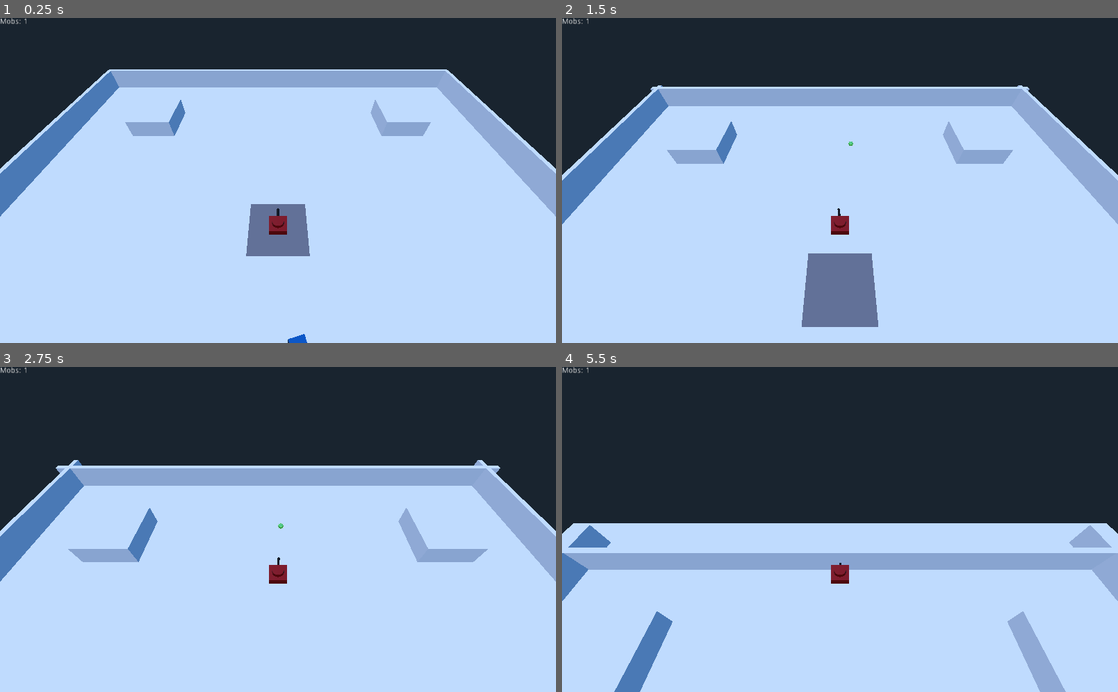
Above: before the commit, frames 1-4 (two rows, left to right).
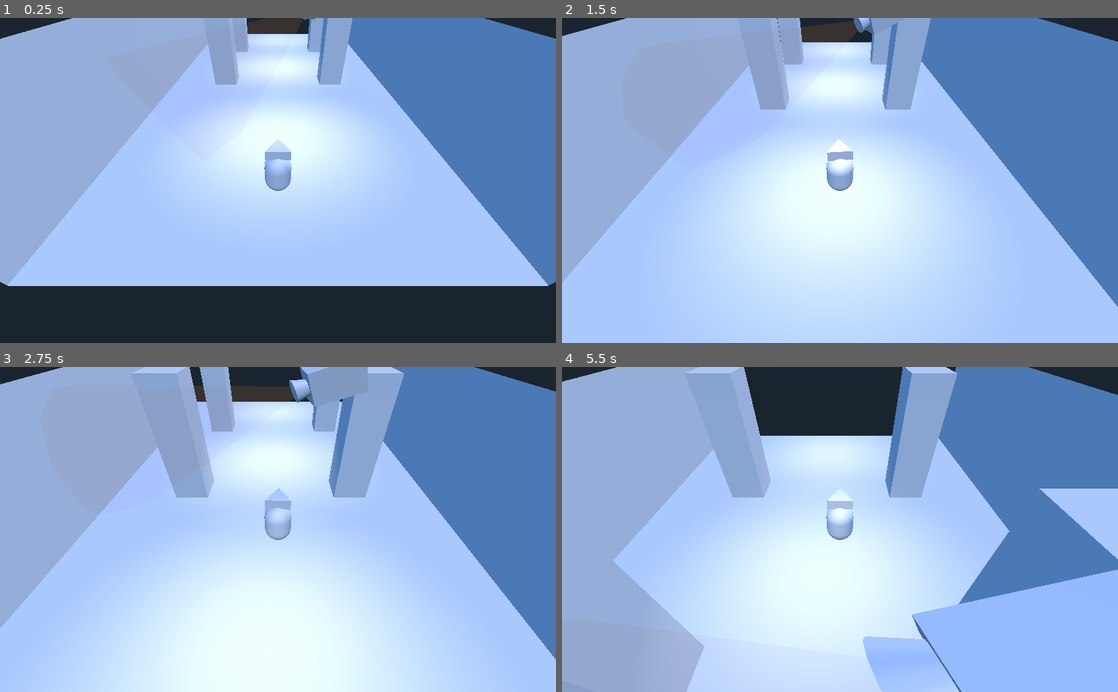
Above: after the commit, the same moments.

Repository: nikolajbaer/ldjam42
Game: Godot game, scene res://burglar/burglar.tscn
Two runs of this game, one before a commit and one after it. Both use one fixed random seed, a clock stepped at 60 frames per second and the inputs below. Before the commit the project starts from res://arena/arena_proto.tscn.
Inputs (mouse positions are in pixels of both pictures, inside the frame that each line leads up to):
- Up to frame 1 (0.25 s): no input
- Up to frame 2 (1.5 s): move the mouse to (867, 180) at 0.52 s; hold Space (fire) 0.53-1.28 s; hold W (forward) from 0.53 s (still down); move the mouse to (812, 180) at 1.27 s; tap Space (fire) at 1.35 s
- Up to frame 3 (2.75 s): keep holding W (forward); move the mouse to (289, 523) at 2.02 s; hold Space (fire) from 2.03 s (still down)
- Up to frame 4 (5.5 s): keep holding W (forward); move the mouse to (834, 536) at 2.77 s; release Space (fire) at 2.78 s; tap Space (fire) at 2.85, 4.35 s; move the mouse to (878, 532) at 3.52 s; hold Space (fire) 3.53-4.28 s; move the mouse to (795, 526) at 4.27 s; move the mouse to (845, 529) at 5.02 s; hold Space (fire) from 5.03 s (still down)

The runs differ from the first frame. In frame 1, 63% of the frame differs, in the area x 0-100%, y 0-100%; in frame 2, 54%; in frame 3, 61%; in frame 4, 78%.

Commit message:
added burglar scene

Diff:
--- a/arena/Mob.tscn
+++ b/arena/Mob.tscn
@@ -65,9 +65,8 @@
 proximity_fade_enable = false
 distance_fade_enable = false
 
-[node name="Mob" type="KinematicBody"]
+[node name="Mob" type="KinematicBody" index="0"]
 
-transform = Transform( 1, 0, 0, 0, 1, 0, 0, 0, 1, 22.5753, 2, 0 )
 input_ray_pickable = true
 input_capture_on_drag = false
 collision_layer = 1
--- /dev/null
+++ b/burglar/Player.gd
@@ -0,0 +1,40 @@
+extends KinematicBody
+
+const SPEED = 3
+const SPRINT = 3
+const GRAVITY = 5
+const MOUSE_SENSITIVITY = 0.1
+var vel
+var camera
+var detect_radius
+var pivot
+
+func _ready():
+	vel = Vector3(0,0,0)
+	Input.set_mouse_mode(Input.MOUSE_MODE_CAPTURED)
+	camera = $Camera
+	detect_radius = 1.5
+	pivot = $Pivot
+
+func _physics_process(delta):
+
+	var spd = 0
+	if Input.is_action_pressed("forward"):
+		spd = 1
+	if Input.is_action_pressed("backward"):
+		spd = -1
+
+	if Input.is_action_pressed("sprint"):
+		spd *= SPRINT
+		detect_radius = 5
+	else:
+		detect_radius = 1.5
+
+	var dir = Vector3(0,0,spd)
+	dir = dir.rotated(Vector3(0,1,0),pivot.rotation.y).normalized() * abs(spd) * SPEED
+
+	vel = move_and_slide(dir)
+
+func _input(event):
+    if event is InputEventMouseMotion and Input.get_mouse_mode() == Input.MOUSE_MODE_CAPTURED:
+        pivot.rotate_y(deg2rad(event.relative.x * MOUSE_SENSITIVITY * -1))
--- /dev/null
+++ b/burglar/Player.tscn
@@ -0,0 +1,142 @@
+[gd_scene load_steps=6 format=2]
+
+[ext_resource path="res://burglar/Player.gd" type="Script" id=1]
+
+[sub_resource type="CapsuleShape" id=1]
+
+radius = 1.0
+height = 1.0
+
+[sub_resource type="CapsuleMesh" id=2]
+
+custom_aabb = AABB( 0, 0, 0, 0, 0, 0 )
+radius = 1.0
+mid_height = 1.0
+radial_segments = 64
+rings = 8
+
+[sub_resource type="PrismMesh" id=3]
+
+custom_aabb = AABB( 0, 0, 0, 0, 0, 0 )
+left_to_right = 0.5
+size = Vector3( 2, 2, 2 )
+subdivide_width = 0
+subdivide_height = 0
+subdivide_depth = 0
+
+[sub_resource type="CubeMesh" id=4]
+
+custom_aabb = AABB( 0, 0, 0, 0, 0, 0 )
+size = Vector3( 0.25, 0.25, 1 )
+subdivide_width = 0
+subdivide_height = 0
+subdivide_depth = 0
+
+[node name="Player" type="KinematicBody" index="0"]
+
+input_ray_pickable = true
+input_capture_on_drag = false
+collision_layer = 1
+collision_mask = 1
+axis_lock_linear_x = false
+axis_lock_linear_y = false
+axis_lock_linear_z = false
+axis_lock_angular_x = false
+axis_lock_angular_y = false
+axis_lock_angular_z = false
+collision/safe_margin = 0.001
+script = ExtResource( 1 )
+
+[node name="CollisionShape" type="CollisionShape" parent="." index="0"]
+
+transform = Transform( 1, 0, 0, 0, -4.37114e-08, -1, 0, 1, -4.37114e-08, 0, 1.5, 0 )
+shape = SubResource( 1 )
+disabled = false
+_sections_unfolded = [ "Transform" ]
+
+[node name="Camera" type="Camera" parent="." index="1"]
+
+transform = Transform( -1, 6.03095e-08, -6.32891e-08, 0, 0.723942, 0.68986, 8.74228e-08, 0.68986, -0.723942, 0, 13.1067, -13 )
+keep_aspect = 1
+cull_mask = 1048575
+environment = null
+h_offset = 0.0
+v_offset = 0.0
+doppler_tracking = 0
+projection = 0
+current = false
+fov = 70.0
+size = 1.0
+near = 0.05
+far = 100.0
+_sections_unfolded = [ "Transform" ]
+
+[node name="Pivot" type="Spatial" parent="." index="2"]
+
+[node name="Model" type="MeshInstance" parent="Pivot" index="0"]
+
+transform = Transform( 1, 0, 0, 0, -4.37114e-08, -1, 0, 1, -4.37114e-08, 0, 1.5, 0 )
+layers = 1
+material_override = null
+cast_shadow = 1
+extra_cull_margin = 0.0
+use_in_baked_light = false
+lod_min_distance = 0.0
+lod_min_hysteresis = 0.0
+lod_max_distance = 0.0
+lod_max_hysteresis = 0.0
+mesh = SubResource( 2 )
+skeleton = NodePath("..")
+material/0 = null
+_sections_unfolded = [ "Transform" ]
+
+[node name="MeshInstance" type="MeshInstance" parent="Pivot/Model" index="0"]
+
+transform = Transform( -0.901685, 1.20344e-15, -3.27004e-08, 0, 0.788721, 6.52838e-09, 7.88278e-08, 1.37658e-08, -0.374048, 0, 0.584541, -1.73738 )
+layers = 1
+material_override = null
+cast_shadow = 1
+extra_cull_margin = 0.0
+use_in_baked_light = false
+lod_min_distance = 0.0
+lod_min_hysteresis = 0.0
+lod_max_distance = 0.0
+lod_max_hysteresis = 0.0
+mesh = SubResource( 3 )
+skeleton = NodePath("..")
+material/0 = null
+_sections_unfolded = [ "Transform" ]
+
+[node name="Arm" type="MeshInstance" parent="Pivot/Model" index="1"]
+
+transform = Transform( 1, 0, 0, 0, -0.173648, -0.984808, 0, 0.984808, -0.173648, 0.858077, 0.577396, -0.803195 )
+layers = 1
+material_override = null
+cast_shadow = 1
+extra_cull_margin = 0.0
+use_in_baked_light = false
+lod_min_distance = 0.0
+lod_min_hysteresis = 0.0
+lod_max_distance = 0.0
+lod_max_hysteresis = 0.0
+mesh = SubResource( 4 )
+skeleton = NodePath("..")
+material/0 = null
+_sections_unfolded = [ "Transform" ]
+
+[node name="Arm2" type="MeshInstance" parent="Pivot/Model" index="2"]
+
+transform = Transform( 1, 0, 0, 0, -0.173648, -0.984808, 0, 0.984808, -0.173648, -0.781817, 0.577396, -0.803195 )
+layers = 1
+material_override = null
+cast_shadow = 1
+extra_cull_margin = 0.0
+use_in_baked_light = false
+lod_min_distance = 0.0
+lod_min_hysteresis = 0.0
+lod_max_distance = 0.0
+lod_max_hysteresis = 0.0
+mesh = SubResource( 4 )
+skeleton = NodePath("..")
+material/0 = null
+_sections_unfolded = [ "Transform" ]
--- /dev/null
+++ b/burglar/SecurityCamera.gd
@@ -0,0 +1,28 @@
+extends Spatial
+
+# class member variables go here, for example:
+# var a = 2
+# var b = "textvar"
+const X = 5
+const SPD = 0.2
+var flip = true
+var a = 0
+var detect
+
+func _ready():
+	detect = $Detect
+
+func _process(delta):
+	if flip:
+		if a > deg2rad(-45):
+			a -= deg2rad(SPD)
+		else:
+			flip = false
+	else:
+		if a < deg2rad(45):
+			a += deg2rad(SPD)
+		else:
+			flip = true
+
+
+	detect.rotation.z = a
--- /dev/null
+++ b/burglar/SecurityCamera.tscn
@@ -0,0 +1,109 @@
+[gd_scene load_steps=6 format=2]
+
+[ext_resource path="res://burglar/SecurityCamera.gd" type="Script" id=1]
+[ext_resource path="res://burglar/SecurityCameraCone.tres" type="CylinderMesh" id=2]
+
+[sub_resource type="BoxShape" id=3]
+
+extents = Vector3( 1, 10.5272, 1 )
+
+[sub_resource type="CylinderMesh" id=1]
+
+custom_aabb = AABB( 0, 0, 0, 0, 0, 0 )
+top_radius = 0.5
+bottom_radius = 0.3
+height = 1.0
+radial_segments = 12
+rings = 2
+
+[sub_resource type="CubeMesh" id=2]
+
+custom_aabb = AABB( 0, 0, 0, 0, 0, 0 )
+size = Vector3( 1, 3, 1.5 )
+subdivide_width = 0
+subdivide_height = 0
+subdivide_depth = 0
+
+[node name="Camera" type="Spatial"]
+
+script = ExtResource( 1 )
+_sections_unfolded = [ "Transform" ]
+
+[node name="Detect" type="Area" parent="." index="0"]
+
+input_ray_pickable = false
+input_capture_on_drag = false
+space_override = 0
+gravity_point = false
+gravity_distance_scale = 0.0
+gravity_vec = Vector3( 0, -1, 0 )
+gravity = 9.8
+linear_damp = 0.1
+angular_damp = 1.0
+priority = 0.0
+monitoring = true
+monitorable = true
+collision_layer = 1
+collision_mask = 1
+audio_bus_override = false
+audio_bus_name = "Master"
+reverb_bus_enable = false
+reverb_bus_name = "Master"
+reverb_bus_amount = 0.0
+reverb_bus_uniformity = 0.0
+
+[node name="CollisionShape" type="CollisionShape" parent="Detect" index="0"]
+
+transform = Transform( 1, 0, 0, 0, 1, 0, 0, 0, 1, 0, 12, 0 )
+shape = SubResource( 3 )
+disabled = false
+
+[node name="MeshInstance" type="MeshInstance" parent="Detect" index="1"]
+
+transform = Transform( 1, 0, 0, 0, -1, 1.50996e-07, 0, -1.50996e-07, -1, 0, 12, 0 )
+layers = 1
+material_override = null
+cast_shadow = 1
+extra_cull_margin = 0.0
+use_in_baked_light = false
+lod_min_distance = 0.0
+lod_min_hysteresis = 0.0
+lod_max_distance = 0.0
+lod_max_hysteresis = 0.0
+mesh = ExtResource( 2 )
+skeleton = NodePath("..")
+material/0 = null
+_sections_unfolded = [ "Transform" ]
+
+[node name="Lens" type="MeshInstance" parent="Detect" index="2"]
+
+transform = Transform( 1, 0, 0, 0, 1, 0, 0, 0, 1, 0, 2.42491, 0 )
+layers = 1
+material_override = null
+cast_shadow = 1
+extra_cull_margin = 0.0
+use_in_baked_light = false
+lod_min_distance = 0.0
+lod_min_hysteresis = 0.0
+lod_max_distance = 0.0
+lod_max_hysteresis = 0.0
+mesh = SubResource( 1 )
+skeleton = NodePath("..")
+material/0 = null
+_sections_unfolded = [ "Transform" ]
+
+[node name="Body" type="MeshInstance" parent="Detect" index="3"]
+
+transform = Transform( 1, 0, 0, 0, 1, 0, 0, 0, 1, 0, 0.613325, 0 )
+layers = 1
+material_override = null
+cast_shadow = 1
+extra_cull_margin = 0.0
+use_in_baked_light = false
+lod_min_distance = 0.0
+lod_min_hysteresis = 0.0
+lod_max_distance = 0.0
+lod_max_hysteresis = 0.0
+mesh = SubResource( 2 )
+skeleton = NodePath("..")
+material/0 = null
--- /dev/null
+++ b/burglar/SecurityCameraCone.tres
@@ -0,0 +1,63 @@
+[gd_resource type="CylinderMesh" load_steps=2 format=2]
+
+[sub_resource type="SpatialMaterial" id=4]
+
+render_priority = 0
+flags_transparent = true
+flags_unshaded = true
+flags_vertex_lighting = false
+flags_no_depth_test = false
+flags_use_point_size = false
+flags_world_triplanar = false
+flags_fixed_size = false
+flags_albedo_tex_force_srgb = false
+vertex_color_use_as_albedo = false
+vertex_color_is_srgb = false
+params_diffuse_mode = 0
+params_specular_mode = 0
+params_blend_mode = 0
+params_cull_mode = 0
+params_depth_draw_mode = 0
+params_line_width = 1.0
+params_point_size = 1.0
+params_billboard_mode = 0
+params_grow = false
+params_use_alpha_scissor = false
+albedo_color = Color( 0.589844, 0.421745, 0.225155, 0.0950196 )
+metallic = 0.0
+metallic_specular = 0.5
+metallic_texture_channel = 0
+roughness = 0.0
+roughness_texture_channel = 0
+emission_enabled = false
+normal_enabled = false
+rim_enabled = false
+clearcoat_enabled = false
+anisotropy_enabled = false
+ao_enabled = false
+depth_enabled = false
+subsurf_scatter_enabled = false
+transmission_enabled = false
+refraction_enabled = false
+detail_enabled = false
+uv1_scale = Vector3( 1, 1, 1 )
+uv1_offset = Vector3( 0, 0, 0 )
+uv1_triplanar = false
+uv1_triplanar_sharpness = 1.0
+uv2_scale = Vector3( 1, 1, 1 )
+uv2_offset = Vector3( 0, 0, 0 )
+uv2_triplanar = false
+uv2_triplanar_sharpness = 1.0
+proximity_fade_enable = false
+distance_fade_enable = false
+_sections_unfolded = [ "Albedo", "Transmission" ]
+
+[resource]
+
+material = SubResource( 4 )
+custom_aabb = AABB( 0, 0, 0, 0, 0, 0 )
+top_radius = 0.001
+bottom_radius = 5.0
+height = 20.0
+radial_segments = 12
+rings = 2
--- /dev/null
+++ b/burglar/burglar.tscn
@@ -0,0 +1,399 @@
+[gd_scene load_steps=9 format=2]
+
+[ext_resource path="res://burglar/SecurityCamera.tscn" type="PackedScene" id=1]
+[ext_resource path="res://burglar/Player.tscn" type="PackedScene" id=2]
+
+[sub_resource type="BoxShape" id=1]
+
+extents = Vector3( 10, 1, 20 )
+
+[sub_resource type="PlaneMesh" id=2]
+
+custom_aabb = AABB( 0, 0, 0, 0, 0, 0 )
+size = Vector2( 20, 40 )
+subdivide_width = 0
+subdivide_depth = 0
+
+[sub_resource type="BoxShape" id=3]
+
+extents = Vector3( 1, 5, 20 )
+
+[sub_resource type="PlaneMesh" id=4]
+
+custom_aabb = AABB( 0, 0, 0, 0, 0, 0 )
+size = Vector2( 10, 40 )
+subdivide_width = 0
+subdivide_depth = 0
+
+[sub_resource type="BoxShape" id=5]
+
+extents = Vector3( 1, 10, 1 )
+
+[sub_resource type="CubeMesh" id=6]
+
+custom_aabb = AABB( 0, 0, 0, 0, 0, 0 )
+size = Vector3( 2, 20, 2 )
+subdivide_width = 0
+subdivide_height = 0
+subdivide_depth = 0
+
+[node name="burglar" type="Spatial"]
+
+[node name="Gallery" type="Spatial" parent="." index="0"]
+
+transform = Transform( 1.5, 0, 0, 0, 1, 0, 0, 0, 1.5, 0, 0, 0 )
+_sections_unfolded = [ "Transform" ]
+
+[node name="Floor" type="StaticBody" parent="Gallery" index="0"]
+
+input_ray_pickable = true
+input_capture_on_drag = false
+collision_layer = 1
+collision_mask = 1
+friction = 1.0
+bounce = 0.0
+constant_linear_velocity = Vector3( 0, 0, 0 )
+constant_angular_velocity = Vector3( 0, 0, 0 )
+
+[node name="CollisionShape" type="CollisionShape" parent="Gallery/Floor" index="0"]
+
+transform = Transform( 1, 0, 0, 0, 1, 0, 0, 0, 1, 0, -1, 0 )
+shape = SubResource( 1 )
+disabled = false
+_sections_unfolded = [ "Transform", "Visibility" ]
+
+[node name="MeshInstance" type="MeshInstance" parent="Gallery/Floor" index="1"]
+
+layers = 1
+material_override = null
+cast_shadow = 1
+extra_cull_margin = 0.0
+use_in_baked_light = false
+lod_min_distance = 0.0
+lod_min_hysteresis = 0.0
+lod_max_distance = 0.0
+lod_max_hysteresis = 0.0
+mesh = SubResource( 2 )
+skeleton = NodePath("..")
+material/0 = null
+
+[node name="Wall" type="StaticBody" parent="Gallery" index="1"]
+
+editor/display_folded = true
+transform = Transform( 1, 0, 0, 0, 1, 0, 0, 0, 1, 10, 0, 0 )
+input_ray_pickable = true
+input_capture_on_drag = false
+collision_layer = 1
+collision_mask = 1
+friction = 1.0
+bounce = 0.0
+constant_linear_velocity = Vector3( 0, 0, 0 )
+constant_angular_velocity = Vector3( 0, 0, 0 )
+_sections_unfolded = [ "Transform" ]
+
+[node name="CollisionShape" type="CollisionShape" parent="Gallery/Wall" index="0"]
+
+transform = Transform( 1, 0, 0, 0, 1, 0, 0, 0, 1, 0, 5, 0 )
+shape = SubResource( 3 )
+disabled = false
+_sections_unfolded = [ "Transform" ]
+
+[node name="MeshInstance" type="MeshInstance" parent="Gallery/Wall" index="1"]
+
+transform = Transform( -4.37114e-08, -1, 0, 1, -4.37114e-08, 0, 0, 0, 1, 0, 5, 0 )
+layers = 1
+material_override = null
+cast_shadow = 1
+extra_cull_margin = 0.0
+use_in_baked_light = false
+lod_min_distance = 0.0
+lod_min_hysteresis = 0.0
+lod_max_distance = 0.0
+lod_max_hysteresis = 0.0
+mesh = SubResource( 4 )
+skeleton = NodePath("..")
+material/0 = null
+_sections_unfolded = [ "Transform" ]
+
+[node name="Wall2" type="StaticBody" parent="Gallery" index="2"]
+
+editor/display_folded = true
+transform = Transform( -1, 0, -8.74228e-08, 0, 1, 0, 8.74228e-08, 0, -1, -10, 0, 0 )
+input_ray_pickable = true
+input_capture_on_drag = false
+collision_layer = 1
+collision_mask = 1
+friction = 1.0
+bounce = 0.0
+constant_linear_velocity = Vector3( 0, 0, 0 )
+constant_angular_velocity = Vector3( 0, 0, 0 )
+_sections_unfolded = [ "Transform" ]
+
+[node name="CollisionShape" type="CollisionShape" parent="Gallery/Wall2" index="0"]
+
+transform = Transform( 1, 0, 0, 0, 1, 0, 0, 0, 1, 0, 5, 0 )
+shape = SubResource( 3 )
+disabled = false
+_sections_unfolded = [ "Transform" ]
+
+[node name="MeshInstance" type="MeshInstance" parent="Gallery/Wall2" index="1"]
+
+transform = Transform( -4.37114e-08, -1, 0, 1, -4.37114e-08, 0, 4.23516e-22, 0, 1, 0, 5, 0 )
+layers = 1
+material_override = null
+cast_shadow = 1
+extra_cull_margin = 0.0
+use_in_baked_light = false
+lod_min_distance = 0.0
+lod_min_hysteresis = 0.0
+lod_max_distance = 0.0
+lod_max_hysteresis = 0.0
+mesh = SubResource( 4 )
+skeleton = NodePath("..")
+material/0 = null
+_sections_unfolded = [ "Transform" ]
+
+[node name="Column" type="StaticBody" parent="Gallery" index="3"]
+
+editor/display_folded = true
+transform = Transform( 1, 0, 0, 0, 1, 0, 0, 0, 1, -5, 0, 0 )
+input_ray_pickable = true
+input_capture_on_drag = false
+collision_layer = 1
+collision_mask = 1
+friction = 1.0
+bounce = 0.0
+constant_linear_velocity = Vector3( 0, 0, 0 )
+constant_angular_velocity = Vector3( 0, 0, 0 )
+_sections_unfolded = [ "Transform" ]
+
+[node name="CollisionShape" type="CollisionShape" parent="Gallery/Column" index="0"]
+
+shape = SubResource( 5 )
+disabled = false
+
+[node name="MeshInstance" type="MeshInstance" parent="Gallery/Column" index="1"]
+
+layers = 1
+material_override = null
+cast_shadow = 1
+extra_cull_margin = 0.0
+use_in_baked_light = false
+lod_min_distance = 0.0
+lod_min_hysteresis = 0.0
+lod_max_distance = 0.0
+lod_max_hysteresis = 0.0
+mesh = SubResource( 6 )
+skeleton = NodePath("..")
+material/0 = null
+
+[node name="Column3" type="StaticBody" parent="Gallery" index="4"]
+
+editor/display_folded = true
+transform = Transform( 1, 0, 0, 0, 1, 0, 0, 0, 1, -5, 0, 11 )
+input_ray_pickable = true
+input_capture_on_drag = false
+collision_layer = 1
+collision_mask = 1
+friction = 1.0
+bounce = 0.0
+constant_linear_velocity = Vector3( 0, 0, 0 )
+constant_angular_velocity = Vector3( 0, 0, 0 )
+_sections_unfolded = [ "Transform" ]
+
+[node name="CollisionShape" type="CollisionShape" parent="Gallery/Column3" index="0"]
+
+shape = SubResource( 5 )
+disabled = false
+
+[node name="MeshInstance" type="MeshInstance" parent="Gallery/Column3" index="1"]
+
+layers = 1
+material_override = null
+cast_shadow = 1
+extra_cull_margin = 0.0
+use_in_baked_light = false
+lod_min_distance = 0.0
+lod_min_hysteresis = 0.0
+lod_max_distance = 0.0
+lod_max_hysteresis = 0.0
+mesh = SubResource( 6 )
+skeleton = NodePath("..")
+material/0 = null
+
+[node name="Column2" type="StaticBody" parent="Gallery" index="5"]
+
+editor/display_folded = true
+transform = Transform( 1, 0, 0, 0, 1, 0, 0, 0, 1, 5, 0, 0 )
+input_ray_pickable = true
+input_capture_on_drag = false
+collision_layer = 1
+collision_mask = 1
+friction = 1.0
+bounce = 0.0
+constant_linear_velocity = Vector3( 0, 0, 0 )
+constant_angular_velocity = Vector3( 0, 0, 0 )
+_sections_unfolded = [ "Transform" ]
+
+[node name="CollisionShape" type="CollisionShape" parent="Gallery/Column2" index="0"]
+
+shape = SubResource( 5 )
+disabled = false
+
+[node name="MeshInstance" type="MeshInstance" parent="Gallery/Column2" index="1"]
+
+layers = 1
+material_override = null
+cast_shadow = 1
+extra_cull_margin = 0.0
+use_in_baked_light = false
+lod_min_distance = 0.0
+lod_min_hysteresis = 0.0
+lod_max_distance = 0.0
+lod_max_hysteresis = 0.0
+mesh = SubResource( 6 )
+skeleton = NodePath("..")
+material/0 = null
+
+[node name="Column4" type="StaticBody" parent="Gallery" index="6"]
+
+editor/display_folded = true
+transform = Transform( 1, 0, 0, 0, 1, 0, 0, 0, 1, 5, 0, 11 )
+input_ray_pickable = true
+input_capture_on_drag = false
+collision_layer = 1
+collision_mask = 1
+friction = 1.0
+bounce = 0.0
+constant_linear_velocity = Vector3( 0, 0, 0 )
+constant_angular_velocity = Vector3( 0, 0, 0 )
+_sections_unfolded = [ "Transform" ]
+
+[node name="CollisionShape" type="CollisionShape" parent="Gallery/Column4" index="0"]
+
+shape = SubResource( 5 )
+disabled = false
+
+[node name="MeshInstance" type="MeshInstance" parent="Gallery/Column4" index="1"]
+
+layers = 1
+material_override = null
+cast_shadow = 1
+extra_cull_margin = 0.0
+use_in_baked_light = false
+lod_min_distance = 0.0
+lod_min_hysteresis = 0.0
+lod_max_distance = 0.0
+lod_max_hysteresis = 0.0
+mesh = SubResource( 6 )
+skeleton = NodePath("..")
+material/0 = null
+
+[node name="Light" type="SpotLight" parent="Gallery" index="7"]
+
+transform = Transform( 1, 0, 0, 0, -4.37114e-08, 1, 0, -1, -4.37114e-08, 0, 12.8438, -10.2315 )
+layers = 1
+light_color = Color( 1, 1, 1, 1 )
+light_energy = 1.0
+light_indirect_energy = 1.0
+light_negative = false
+light_specular = 0.5
+light_bake_mode = 1
+light_cull_mask = -1
+shadow_enabled = false
+shadow_color = Color( 0, 0, 0, 1 )
+shadow_bias = 0.15
+shadow_contact = 0.0
+shadow_reverse_cull_face = false
+editor_only = false
+spot_range = 25.5142
+spot_attenuation = 1.0
+spot_angle = 45.0
+spot_angle_attenuation = 1.0
+_sections_unfolded = [ "Shadow", "Transform" ]
+
+[node name="Light2" type="SpotLight" parent="Gallery" index="8"]
+
+transform = Transform( 1, 0, 0, 0, -4.37114e-08, 1, 0, -1, -4.37114e-08, 0, 12.8438, 4.05607 )
+layers = 1
+light_color = Color( 1, 1, 1, 1 )
+light_energy = 1.0
+light_indirect_energy = 1.0
+light_negative = false
+light_specular = 0.5
+light_bake_mode = 1
+light_cull_mask = -1
+shadow_enabled = false
+shadow_color = Color( 0, 0, 0, 1 )
+shadow_bias = 0.15
+shadow_contact = 0.0
+shadow_reverse_cull_face = false
+editor_only = false
+spot_range = 23.4152
+spot_attenuation = 1.0
+spot_angle = 45.0
+spot_angle_attenuation = 1.0
+_sections_unfolded = [ "Transform" ]
+
+[node name="Light3" type="SpotLight" parent="Gallery" index="9"]
+
+transform = Transform( 1, 0, 0, 0, -4.37114e-08, 1, 0, -1, -4.37114e-08, 0, 12.8438, 15.9686 )
+layers = 1
+light_color = Color( 1, 1, 1, 1 )
+light_energy = 1.0
+light_indirect_energy = 1.0
+light_negative = false
+light_specular = 0.5
+light_bake_mode = 1
+light_cull_mask = -1
+shadow_enabled = false
+shadow_color = Color( 0, 0, 0, 1 )
+shadow_bias = 0.15
+shadow_contact = 0.0
+shadow_reverse_cull_face = false
+editor_only = false
+spot_range = 19.4867
+spot_attenuation = 1.0
+spot_angle = 45.0
+spot_angle_attenuation = 1.0
+_sections_unfolded = [ "Spot", "Transform" ]
+
+[node name="Detectors" type="Spatial" parent="Gallery" index="10"]
+
+_sections_unfolded = [ "Transform" ]
+
+[node name="SecurityCamera" parent="Gallery/Detectors" index="0" instance=ExtResource( 1 )]
+
+transform = Transform( 0.642788, 0.462848, 0.323744, 0, -0.422618, 1.35946, 0.766044, -0.388376, -0.271654, -3.33333, 10, -1.33333 )
+
+[node name="DirectionalLight" type="DirectionalLight" parent="." index="1"]
+
+transform = Transform( 0.856424, 0.223189, -0.465536, 0, 0.901726, 0.432309, 0.516272, -0.37024, 0.77226, -13.657, 16.8611, 0 )
+layers = 1
+light_color = Color( 1, 1, 1, 1 )
+light_energy = 0.5
+light_indirect_energy = 1.0
+light_negative = false
+light_specular = 0.5
+light_bake_mode = 1
+light_cull_mask = -1
+shadow_enabled = false
+shadow_color = Color( 0, 0, 0, 1 )
+shadow_bias = 0.1
+shadow_contact = 0.0
+shadow_reverse_cull_face = false
+editor_only = false
+directional_shadow_mode = 2
+directional_shadow_split_1 = 0.1
+directional_shadow_split_2 = 0.2
+directional_shadow_split_3 = 0.5
+directional_shadow_blend_splits = false
+directional_shadow_normal_bias = 0.8
+directional_shadow_bias_split_scale = 0.25
+directional_shadow_depth_range = 0
+directional_shadow_max_distance = 200.0
+_sections_unfolded = [ "Light" ]
+
+[node name="Player" parent="." index="2" instance=ExtResource( 2 )]
+
+transform = Transform( 1, 0, 0, 0, 1, 0, 0, 0, 1, 0, 0, -22.2944 )
--- a/project.godot
+++ b/project.godot
@@ -11,7 +11,7 @@
 [application]
 
 config/name="LDJamAugust2018"
-run/main_scene="res://arena/arena_proto.tscn"
+run/main_scene="res://burglar/burglar.tscn"
 config/icon="res://icon.png"
 
 [input]
@@ -29,6 +29,8 @@
 fire=[ Object(InputEventKey,"resource_local_to_scene":false,"resource_name":"","device":0,"alt":false,"shift":false,"control":false,"meta":false,"command":false,"pressed":false,"scancode":32,"unicode":0,"echo":false,"script":null)
 , Object(InputEventMouseButton,"resource_local_to_scene":false,"resource_name":"","device":0,"alt":false,"shift":false, …(202 unchanged characters)…
  ]
+sprint=[ Object(InputEventKey,"resource_local_to_scene":false,"resource_name":"","device":0,"alt":false,"shift":false,"control":false,"meta":false,"command":false,"pressed":false,"scancode":32,"unicode":0,"echo":false,"script":null)
+ ]
 
 [rendering]
 
